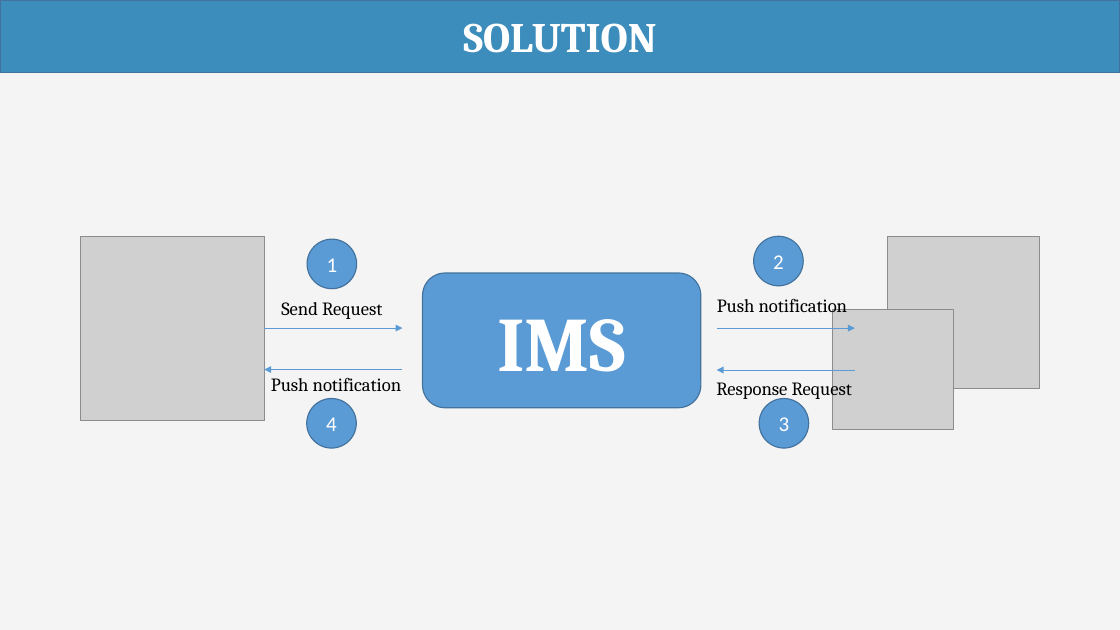
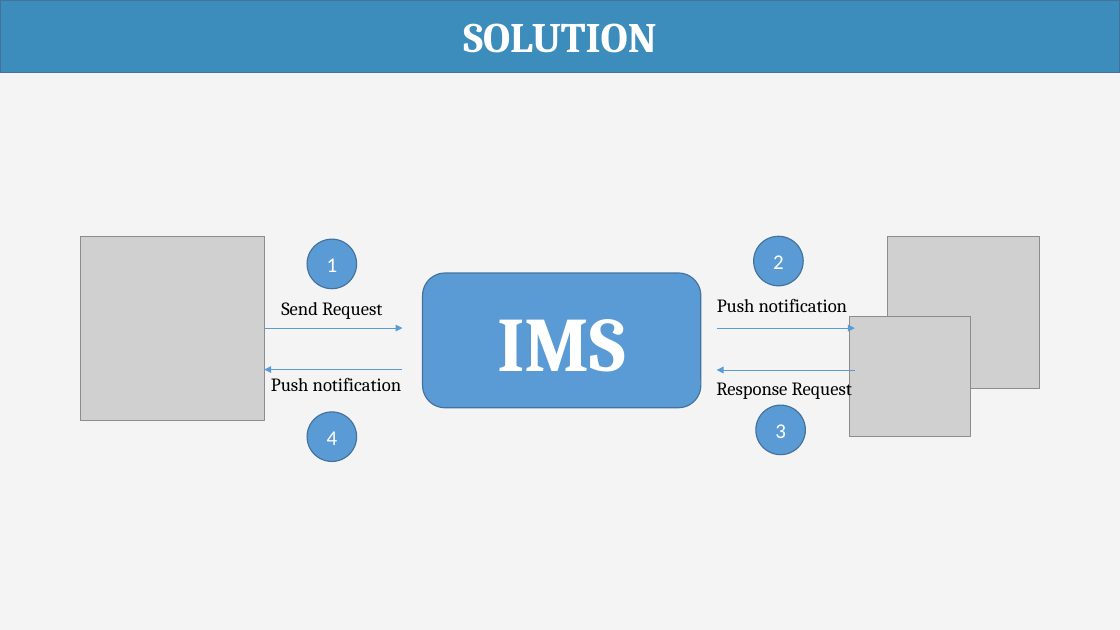
Before and after one commit to haltt051093/IMS-datacenter, a slide deck: slide 9 of Document/Presentation/IMS_20160422_Presentation.pptx (slide 7 before the commit). Drawn at 1120x630 pixels with LibreOffice and Linux fonts; fonts in the diff are those of the drawing; grey boxes stand for pictures. Boxes give left, top, right and bottom in pixels: in the first picture for what was removed or moved away, otherwise in the second. Text is boxed around its words. In the diff, an @@ line names an element or a change of style, - is before the commit and + after.

Commit message:
update presentation

```diff
--- a/Document/Presentation/IMS_20160422_Presentation.pptx
+++ b/Document/Presentation/IMS_20160422_Presentation.pptx
@@ picture: place and size @@
-picture at [833, 309, 954, 430]
+picture at [849, 316, 970, 437]
@@ ellipse "4": place and size @@
-ellipse "4" at [307, 398, 356, 448]
+ellipse "4" at [308, 412, 357, 461]
@@ ellipse "3": place and size @@
-ellipse "3" at [760, 398, 809, 448]
+ellipse "3" at [756, 405, 806, 455]
```
Also in this commit, not shown: 6 other slides changed, 2 slides added, 1 other file.
